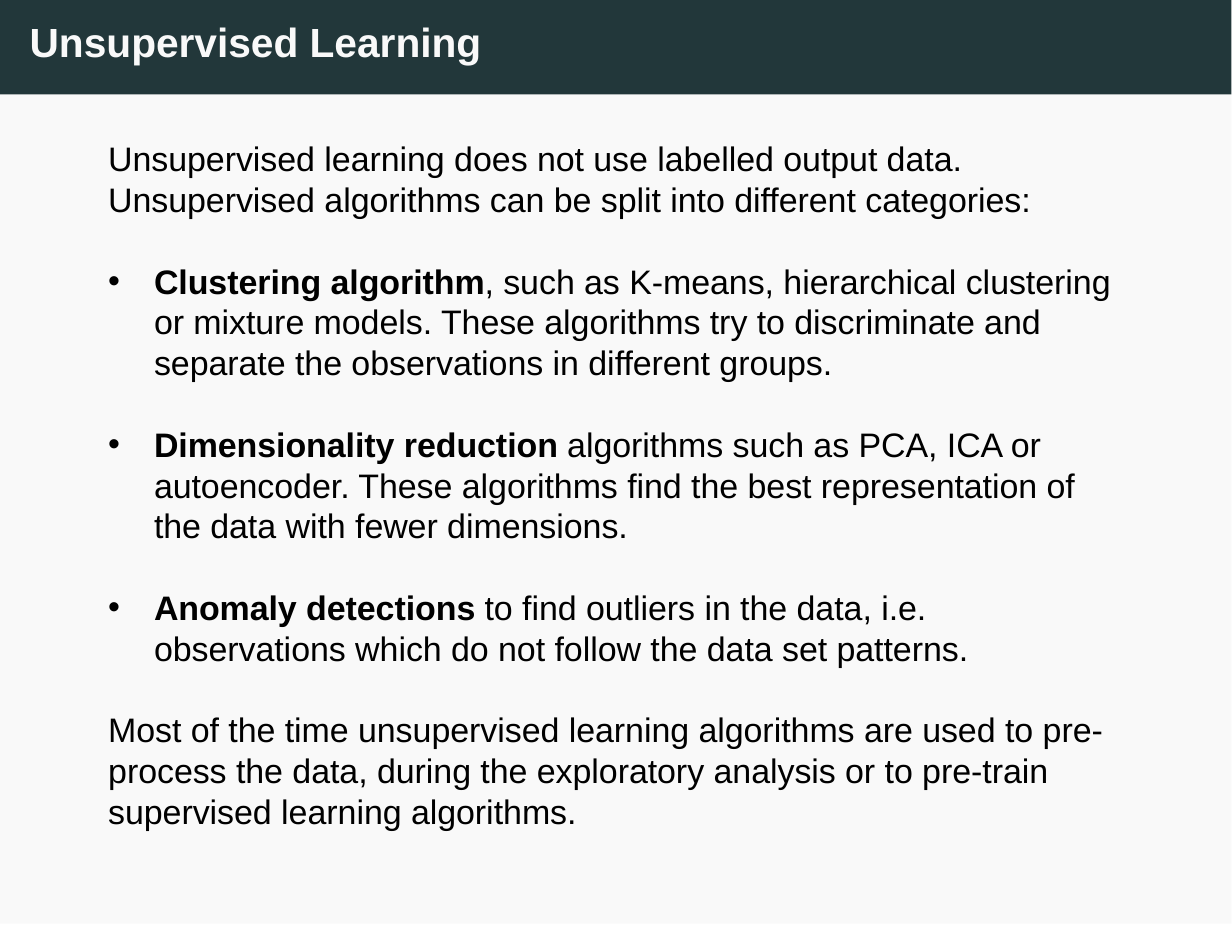
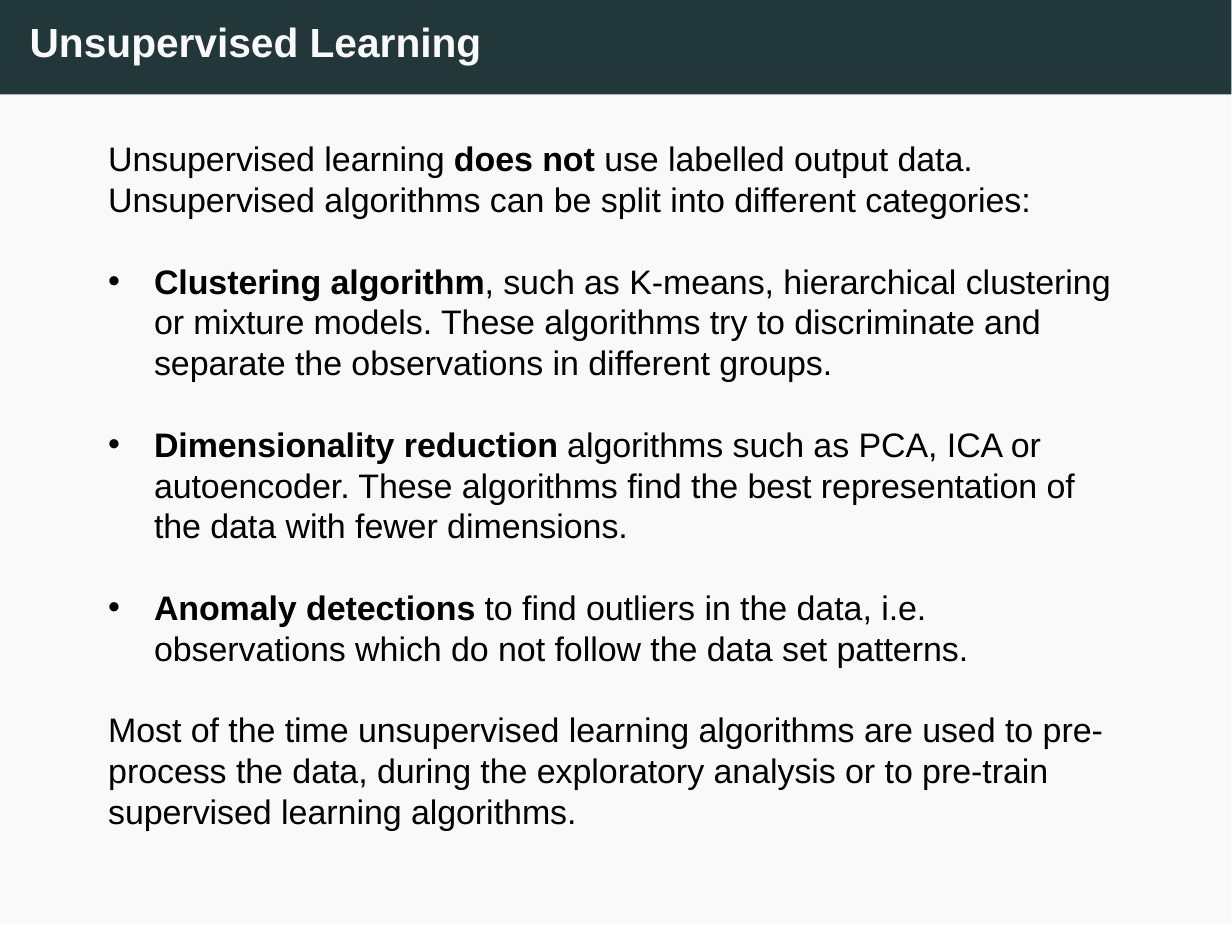
Before and after one commit to edlym96/linear-regression-workshop, a slide deck: slide 12 of slides/L3_Linear_draft.pptx. Drawn at 1232x925 pixels with LibreOffice and Linux fonts; fonts in the diff are those of the drawing. Boxes give left, top, right and bottom in pixels: in the first picture for what was removed or moved away, otherwise in the second. Text is boxed around its words. In the diff, an @@ line names an element or a change of style, - is before the commit and + after.

```diff
--- a/slides/L3_Linear_draft.pptx
+++ b/slides/L3_Linear_draft.pptx
@@ text at [108,146,1030,219]: bold on in "does not" @@
```
Also in this commit, not shown: 4 other slides changed.
